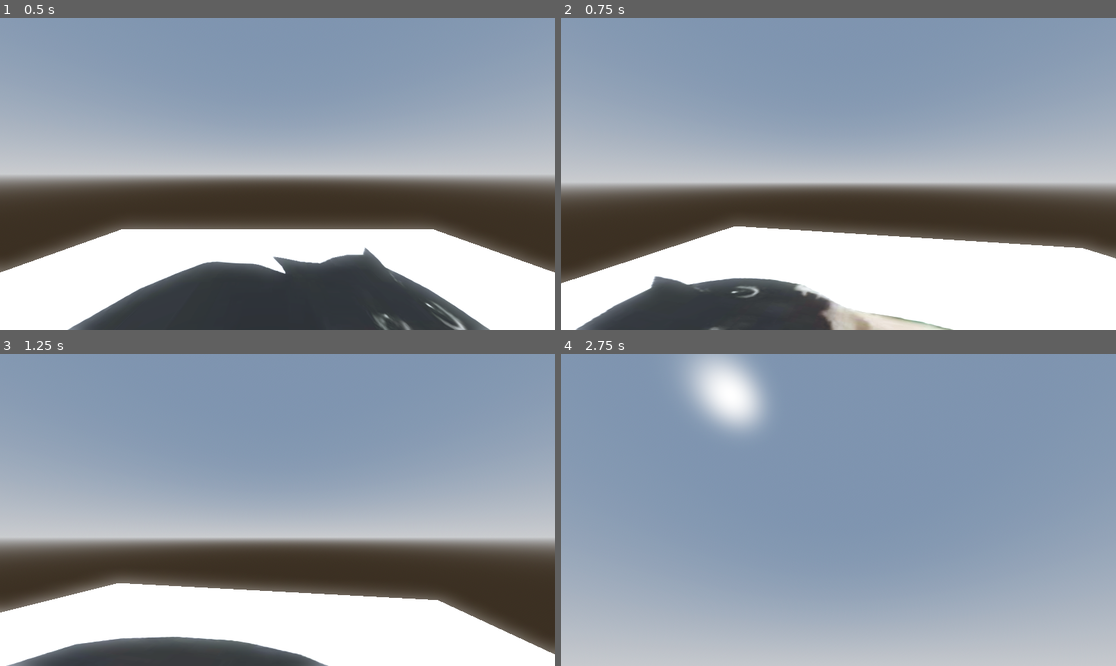
Above: before the commit, frames 1-4 (two rows, left to right).
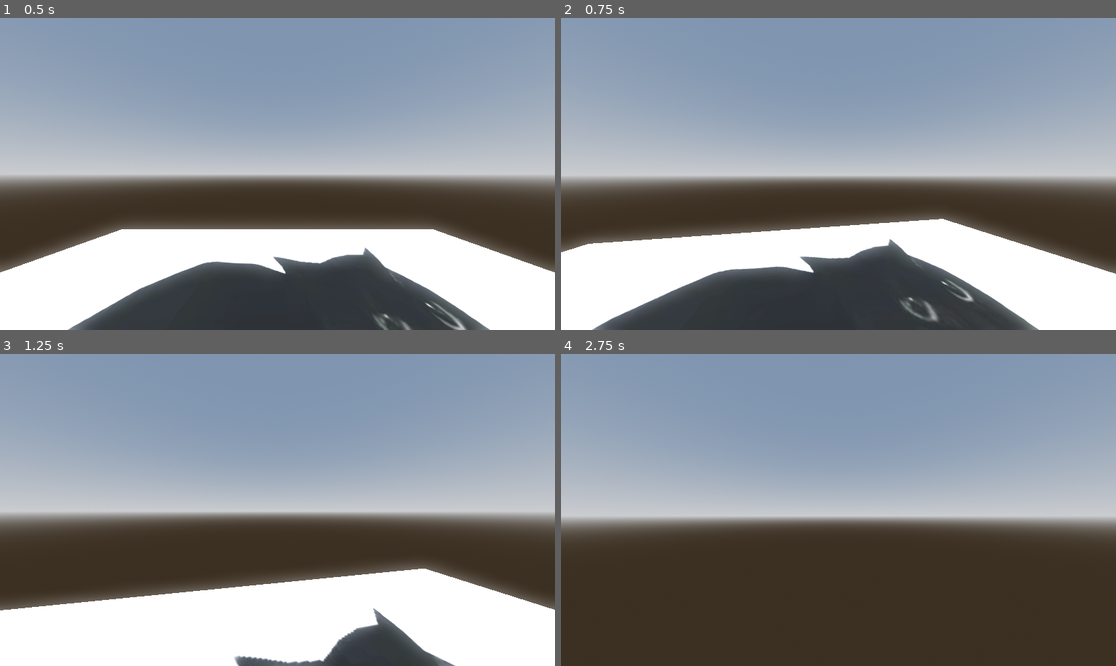
Above: after the commit, the same moments.

Repository: StarKeeper11/nuggetgame
Game: Godot game, scene res://Level.tscn
Same seed, same stepped clock (60 frames per second), same inputs: the game is played once before the commit and once after it.
Inputs (mouse positions are in pixels of both pictures, inside the frame that each line leads up to):
- Up to frame 1 (0.5 s): no input
- Up to frame 2 (0.75 s): move the mouse to (866, 174) at 0.52 s; hold W (move_forward) from 0.53 s (still down)
- Up to frame 3 (1.25 s): keep holding W (move_forward)
- Up to frame 4 (2.75 s): keep holding W (move_forward); move the mouse to (810, 510) at 1.27 s; move the mouse to (849, 503) at 2.02 s

Frame 1 is identical in both runs. In frame 2, 20% of the frame differs, in the area x 0-100%, y 50-100%; in frame 3, 28%; in frame 4, 69%, in the area x 0-100%, y 0-100%.

Commit message:
change sens

Diff:
--- a/player.gd
+++ b/player.gd
@@ -1,7 +1,7 @@
 extends RigidBody3D
 
 var plr_speed := 1200.0
-var mouse_sensitivity := 0.001
+var mouse_sensitivity := 0.002
 var twist_input := 0.0
 var pitch_input := 0.0
 
@@ -32,6 +32,8 @@
 		-1.5,
 		1.5
 	)
+	twist_input = 0.0
+	pitch_input = 0.0
 
 
 func _unhandled_input(event: InputEvent) -> void:
